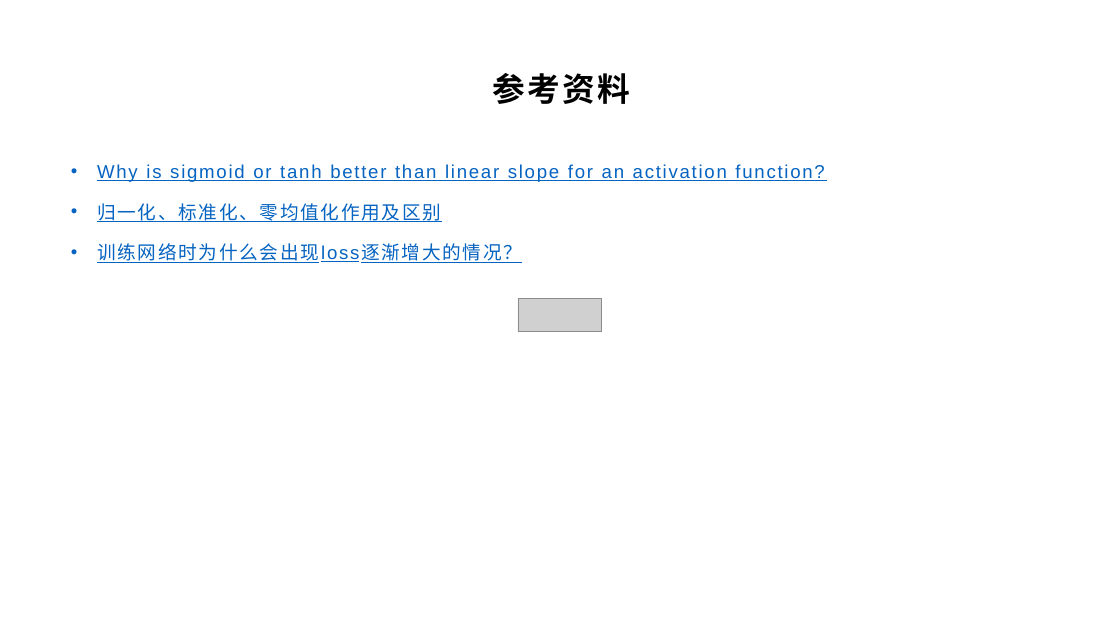
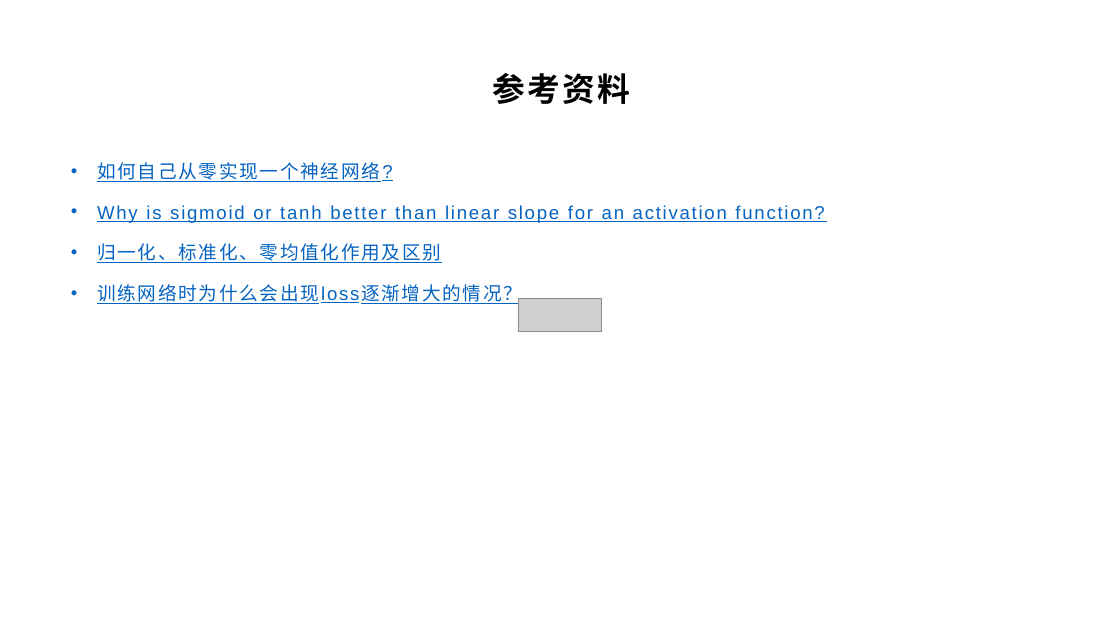
Before and after one commit to yyc-git/DeepLearningEdu, a slide deck: slide 17 of lessons/2_gender_analyze/ppt/“判断性别”Demo需求分析和初步设计（下2）.pptx (slide 18 before the commit). Drawn at 1120x630 pixels with LibreOffice and Linux fonts; fonts in the diff are those of the drawing; grey boxes stand for pictures; background and template pictures are left out. Boxes give left, top, right and bottom in pixels: in the first picture for what was removed or moved away, otherwise in the second. Text is boxed around its words. In the diff, an @@ line names an element or a change of style, - is before the commit and + after.

```diff
--- a/lessons/2_gender_analyze/ppt/“判断性别”Demo需求分析和初步设计（下2）.pptx
+++ b/lessons/2_gender_analyze/ppt/“判断性别”Demo需求分析和初步设计（下2）.pptx
@@ text at <box>97,162,380,182</box>: paragraph added @@
+• 如何自己从零实现一个神经网络?
```
Also in this commit, not shown: 8 other slides changed, 1 slide removed, 11 other files.
